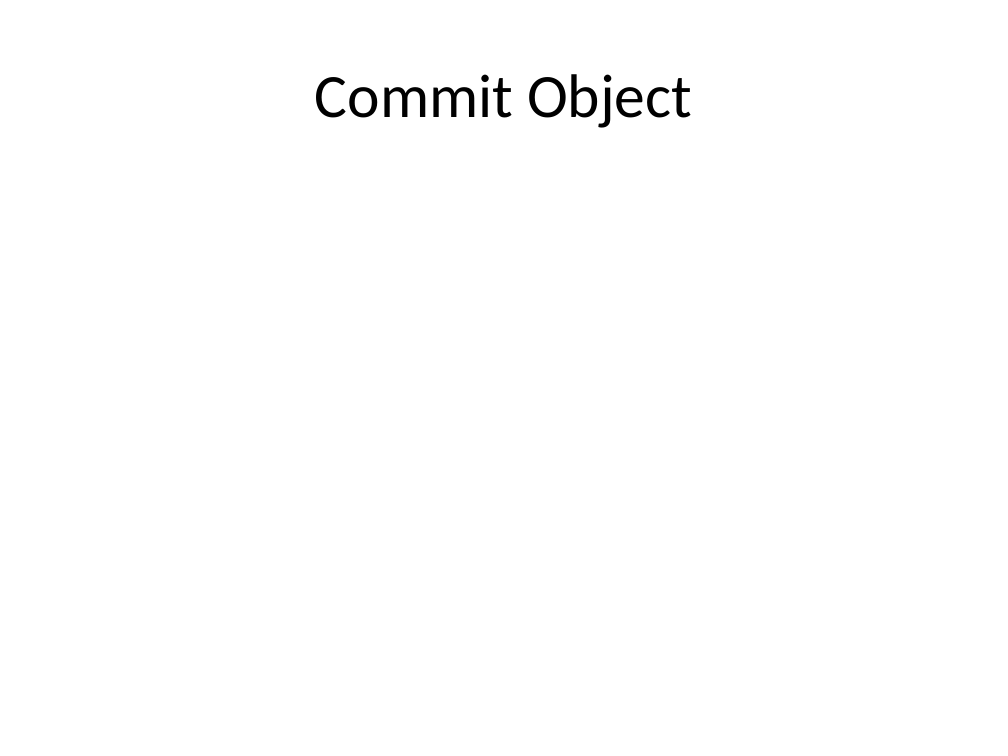
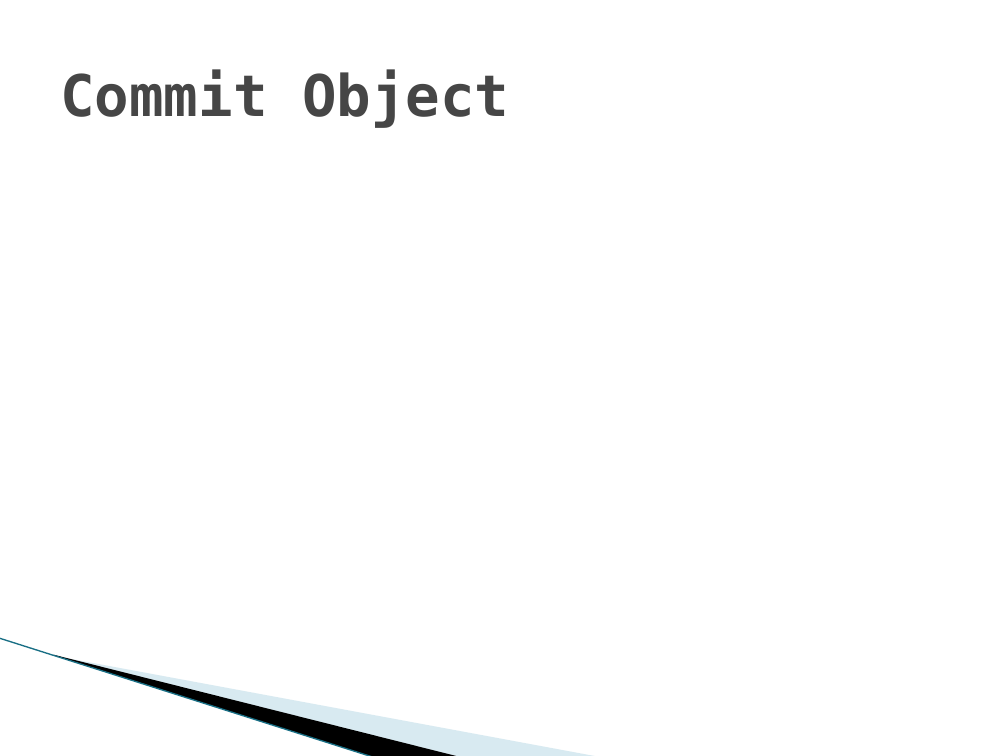
Before and after one commit to texnician/demo, a slide deck: slide 5 of ppt/Git.pptx. Drawn at 1008x756 pixels with LibreOffice and Linux fonts; fonts in the diff are those of the drawing; background and template pictures are left out. Boxes give left, top, right and bottom in pixels: in the first picture for what was removed or moved away, otherwise in the second. Text is boxed around its words. In the diff, an @@ line names an element or a change of style, - is before the commit and + after.

Commit message:
update ppt, tree object

```diff
--- a/ppt/Git.pptx
+++ b/ppt/Git.pptx
@@ title "Commit Object" at (60, 69, 509, 128): size 44 to 41 pt, font Calibri to DejaVu Sans Mono, text colour #000000 to #464646, bold on; alignment centre to left @@
@@ line added from (0, 638) to (374, 756), #97C5D8 0.95 pt @@
@@ freeform shape added at (53, 654, 461, 756), fill #000000 @@
@@ freeform shape added at (55, 655, 600, 756), fill #A0CBDC at 40% opacity @@
```
Also in this commit, not shown: 4 other slides changed, 2 slides added, 2 slides removed, 1 other file.
